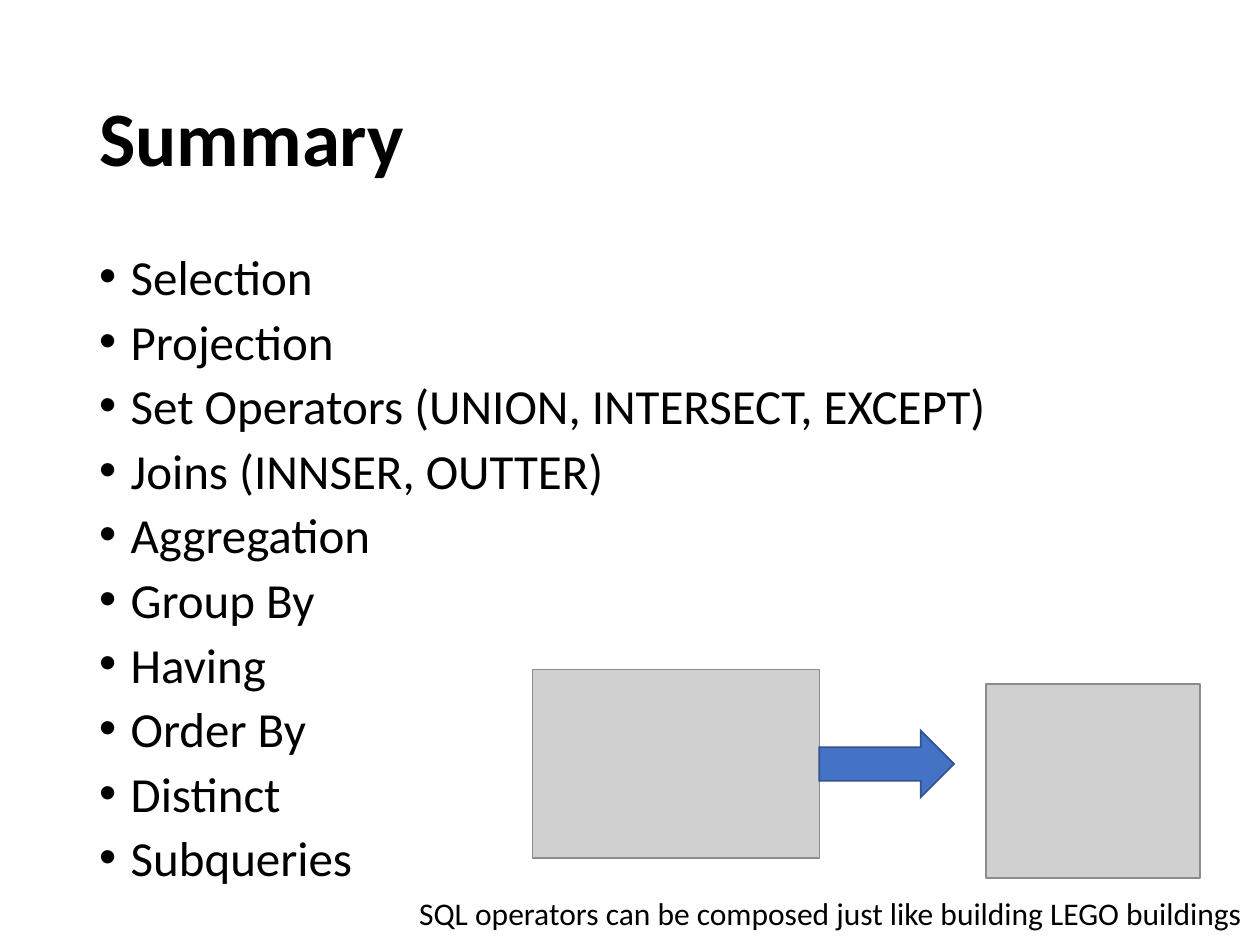
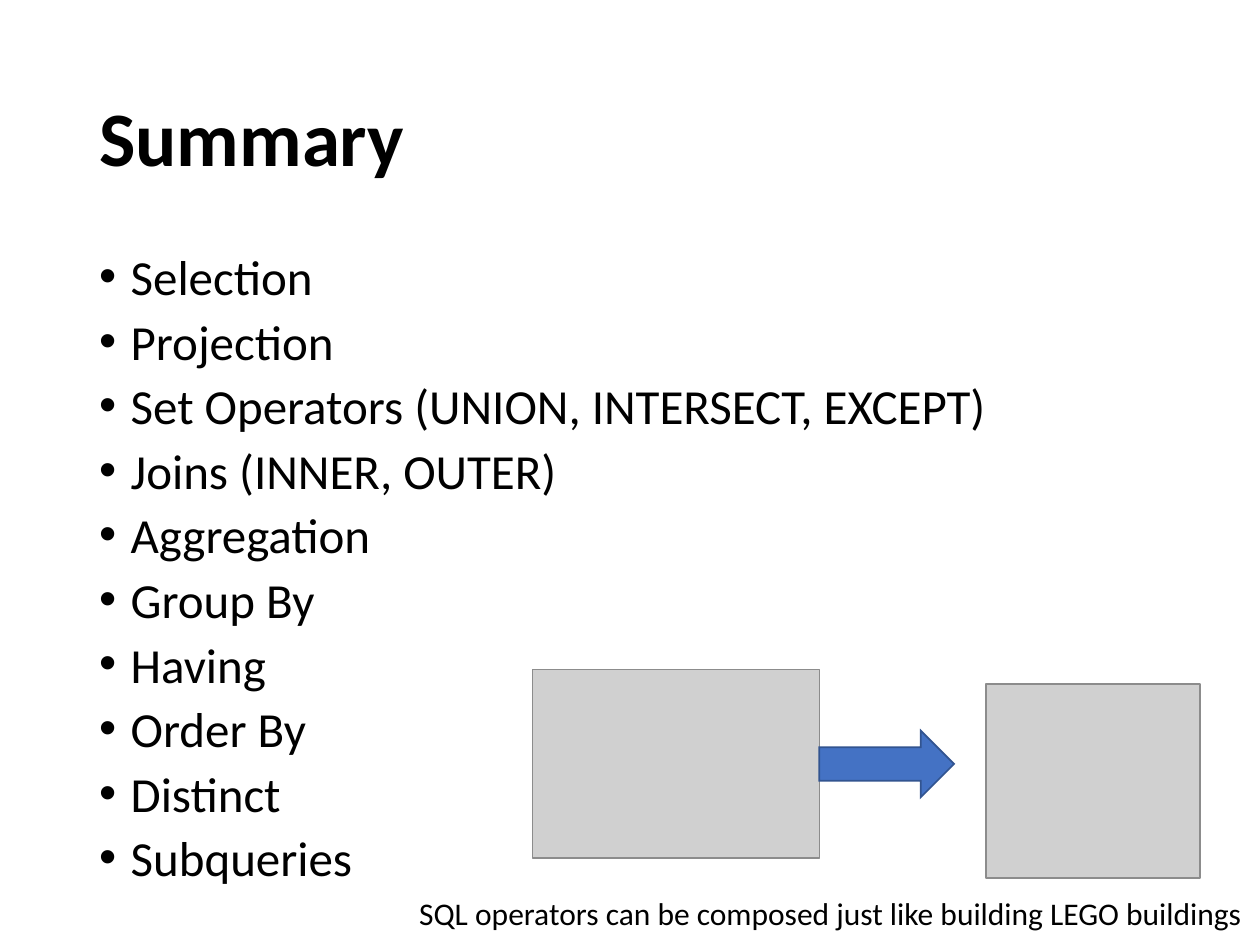
Before and after one commit to sfu-db/cmpt354, a slide deck: slide 59 of Lectures/lec4-sql-advanced.pptx. Drawn at 1260x945 pixels with LibreOffice and Linux fonts; fonts in the diff are those of the drawing; grey boxes stand for pictures. Boxes give left, top, right and bottom in pixels: in the first picture for what was removed or moved away, otherwise in the second. Text is boxed around its words. In the diff, an @@ line names an element or a change of style, - is before the commit and + after.

```diff
--- a/Lectures/lec4-sql-advanced.pptx
+++ b/Lectures/lec4-sql-advanced.pptx
@@ text at (131,453,556,496): text changed @@
-• Joins (INNSER, OUTTER)
+• Joins (INNER, OUTER)
```
Also in this commit, not shown: 1 other file.
